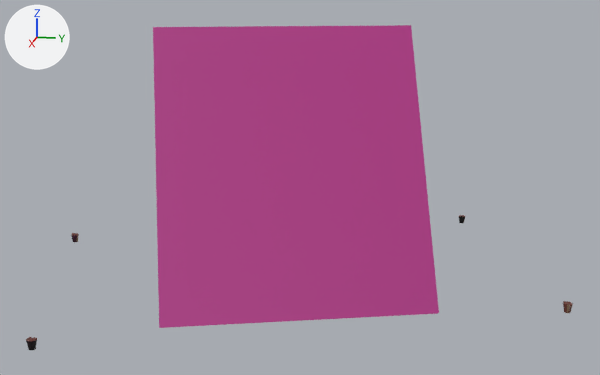
The Blender file Blender/Extra Models portion.blend: old version first, new version second.
Before and after are seen from a 50 mm lens placed at (9.04, 2.1, 3.28), pointed at (-0.22, 0.25, 0.97). Every picture has the same lights, and +X, +Y and +Z are marked at upper left. The older version comes first. The same objects are shown in both versions, whatever each file hides.

Before the edit, the objects in view are built like this:
```python
me_cylinder = bpy.data.meshes.new('Cylinder')
me_cylinder.from_pydata(...)  # 264 vertices, 141 faces; spans x -2.93..2.37, y -3.04..3.31, z -0.11..2.81
me_cylinder.materials.append(mat_tent)  # picture img_tent_materials_png
# before: 64 (-2.06, 0.99, -0.1), 65 (-0.72, 1.43, 2.81) at pixel (410, 25), 66 (0.7, 1.93, -0.1) at pixel (439, 313), 67 (-0.72, 1.44, 2.81) at pixel (411, 25)
# before: 68 (-1.12, -1.77, -0.1), 69 (0.22, -1.31, 2.81) at pixel (153, 27), 70 (1.64, -0.83, -0.1) at pixel (159, 327), 71 (0.22, -1.31, 2.81) at pixel (152, 27)
ob_tent = bpy.data.objects.new('Tent', me_cylinder)
ob_tent.location = (0.0, 0.0, 0.0)
```
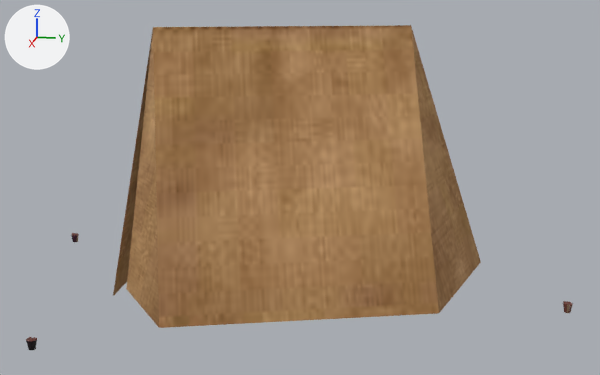
Pixel boxes [x1, y1, x2, y2] of what changed, in the pictures (600 x 375 px):
```json
{"part": 1, "of": "me_cylinder", "change": "built on", "after": [411, 27, 481, 313], "on screen": "brown"}
{"part": 2, "of": "me_cylinder", "change": "built on", "after": [113, 30, 159, 327], "on screen": "brown"}
{"part": 3, "of": "me_cylinder", "change": "recoloured", "before": [153, 25, 439, 328], "after": [153, 25, 439, 328], "on screen": "pink to brown"}
```

The change, as JSON lines over the scene's bpy script:
```json
{"op": "add", "block": "img_tent_texture_jpg", "code": ["img_tent_texture_jpg = load_image('Tent Texture.jpg', '../Textures/Tent Texture.jpg', 195, 183, 'sRGB')"]}
{"op": "add", "block": "mat_cloth", "code": ["mat_cloth = principled_material('Cloth')", "mat_cloth.texture = img_tent_texture_jpg", "mat_cloth.roughness = 1.0"]}
{"block": "me_cylinder", "where": "# used by ob_tent; location = (0.0, 0.0, 0.0)"}
{"block": "me_cylinder", "where": "# verts and faces of me_cylinder; kept vertices keep their numbers, new ones are numbered from 264"}
{"op": "remove", "block": "me_cylinder", "code": "me_cylinder.from_pydata(...)  # 264 vertices, 141 faces; spans x -2.93..2.37, y -3.04..3.31, z -0.11..2.81"}
{"op": "add", "block": "me_cylinder", "code": "me_cylinder.from_pydata(...)  # 267 vertices, 143 faces; spans x -2.93..2.37, y -3.04..3.31, z -0.25..2.81"}
{"block": "me_cylinder", "change": "me_cylinder part 1"}
{"op": "add", "block": "me_cylinder", "code": "delete_faces([(64, 65, 67, 66)])"}
{"op": "add", "block": "me_cylinder", "code": "verts[266] = (-1.04, 2.37, -0.08)  # pixel (480, 262)"}
{"op": "add", "block": "me_cylinder", "code": "faces += [(64, 65, 67, 266), (66, 266, 67)]  # mat_cloth (picture img_tent_texture_jpg)"}
{"block": "me_cylinder", "change": "me_cylinder part 2"}
{"op": "add", "block": "me_cylinder", "code": "delete_faces([(68, 70, 71, 69)])"}
{"op": "add", "block": "me_cylinder", "code": "verts[264] = (0.55, -1.81, -0.25)  # pixel (112, 296)"}
{"op": "add", "block": "me_cylinder", "code": "verts[265] = (0.53, -1.65, -0.15)  # pixel (126, 288)"}
{"op": "add", "block": "me_cylinder", "code": "faces += [(70, 71, 265), (68, 264, 71, 69)]  # mat_cloth (picture img_tent_texture_jpg)"}
{"block": "me_cylinder", "change": "me_cylinder part 3: 2 faces spanning x -2.06..1.64, y -1.77..1.93, z -0.1..2.81 switch from mat_tent (picture img_tent_materials_png) to mat_cloth (picture img_tent_texture_jpg)"}
```
